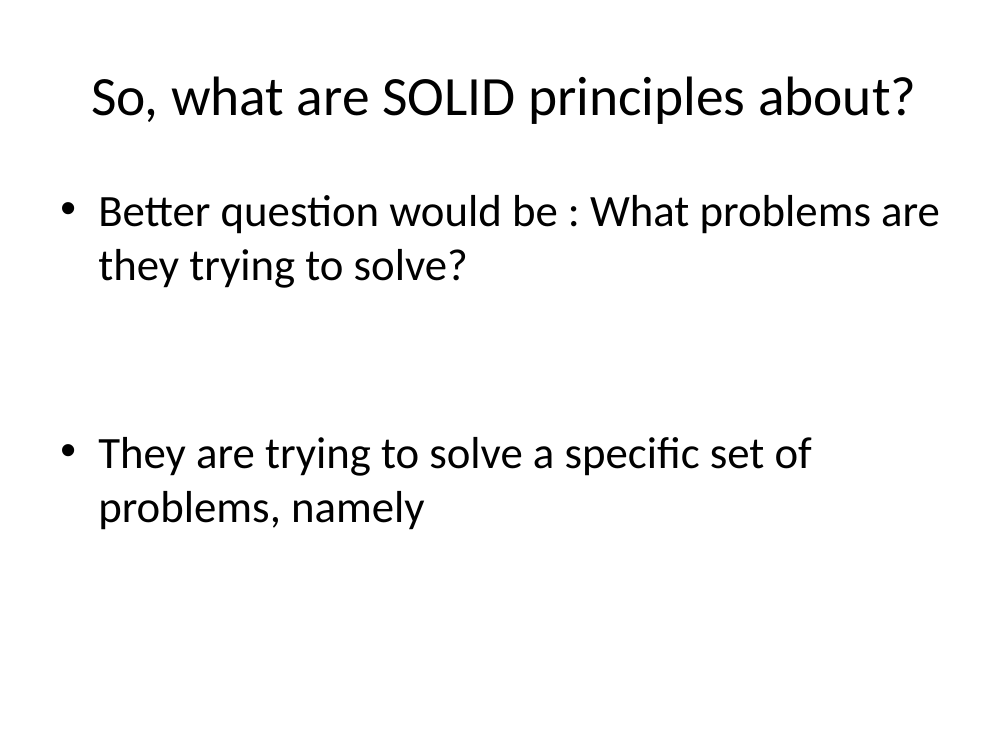
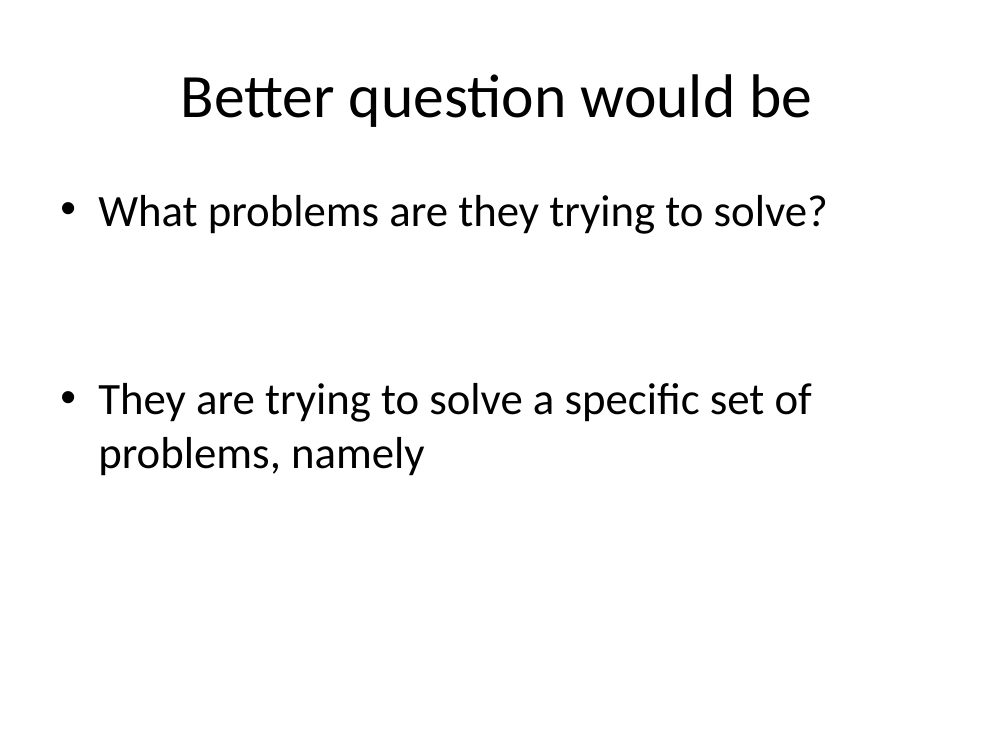
Before and after one commit to sameeri/solid, a slide deck: slide 27 of SOLID Principles of OOD v2.pptx (slide 24 before the commit). Drawn at 1008x756 pixels with LibreOffice and Linux fonts; fonts in the diff are those of the drawing. Boxes give left, top, right and bottom in pixels: in the first picture for what was removed or moved away, otherwise in the second. Text is boxed around its words. In the diff, an @@ line names an element or a change of style, - is before the commit and + after.

```diff
--- a/SOLID Principles of OOD v2.pptx
+++ b/SOLID Principles of OOD v2.pptx
@@ title at [181, 74, 812, 127]: text changed; size 39.6 to 44 pt @@
-So, what are SOLID principles about?
+Better question would be
@@ text at [98, 195, 828, 234]: text changed @@
-• Better question would be : What problems are they trying to solve?
+• What problems are they trying to solve?
```
Also in this commit, not shown: 8 other slides changed, 12 slides added, 1 slide removed.
